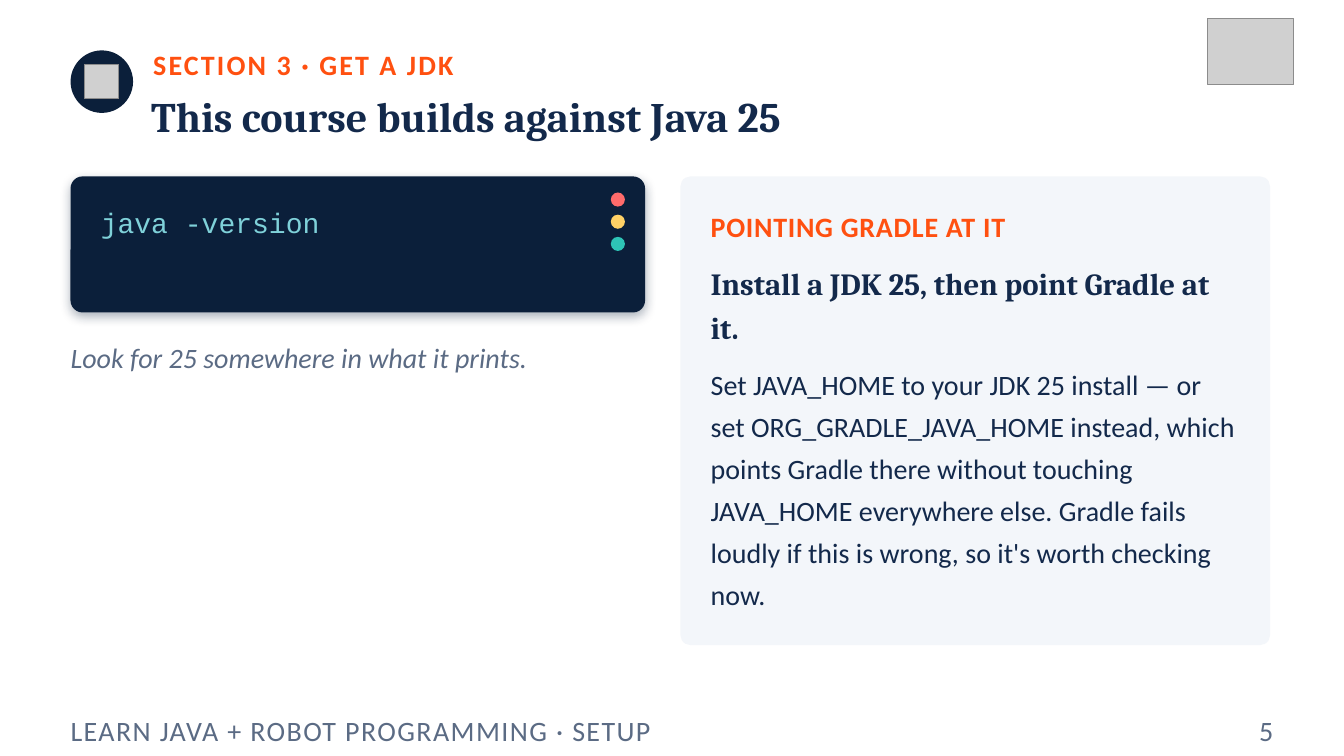
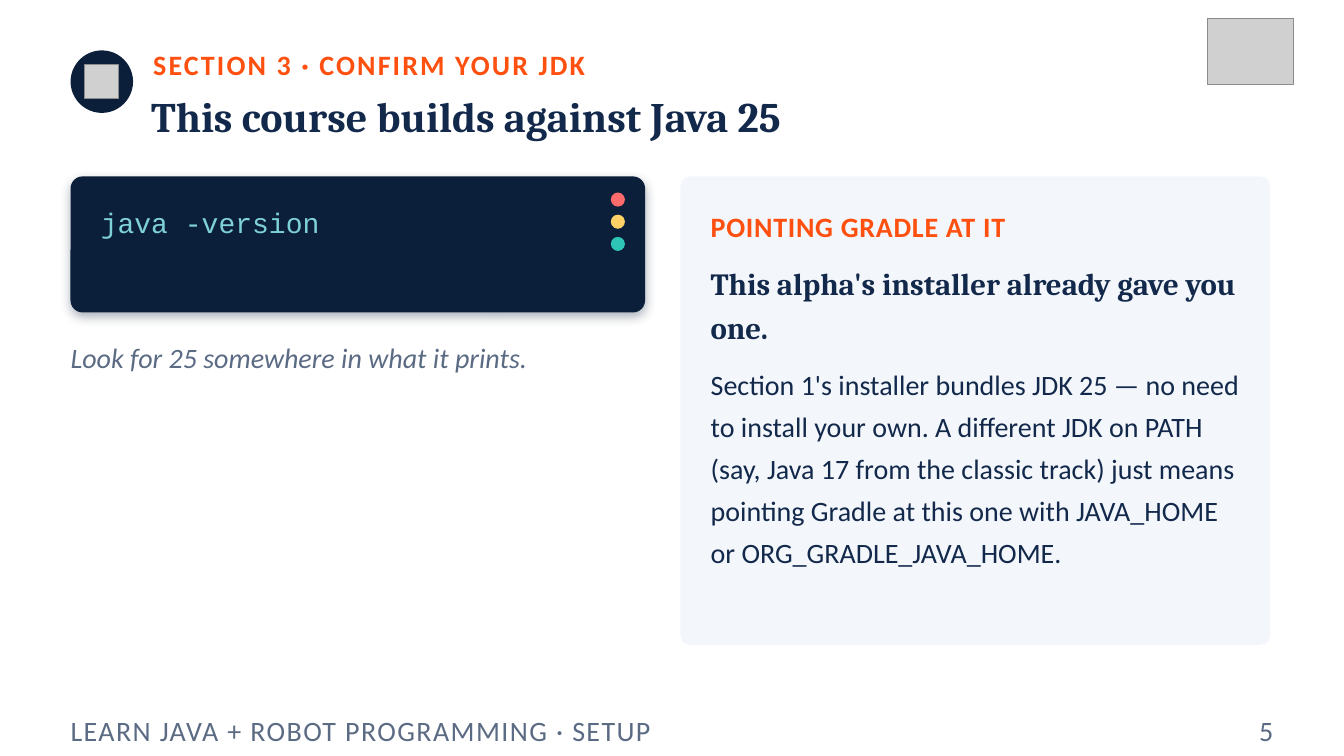
Before and after one commit to FRC5010/BasicRobotLessons, a slide deck: slide 5 of docs/presentations/v3/aside-setup.pptx. Drawn at 1344x756 pixels with LibreOffice and Linux fonts; fonts in the diff are those of the drawing; grey boxes stand for pictures. Boxes give left, top, right and bottom in pixels: in the first picture for what was removed or moved away, otherwise in the second. Text is boxed around its words. In the diff, an @@ line names an element or a change of style, - is before the commit and + after.

```diff
--- a/docs/presentations/v3/aside-setup.pptx
+++ b/docs/presentations/v3/aside-setup.pptx
@@ text at <box>153,56,585,76</box>: text changed @@
-SECTION 3 · GET A JDK
+SECTION 3 · CONFIRM YOUR JDK
@@ text at <box>711,273,1236,340</box>: text changed @@
-Install a JDK 25, then point Gradle at it.
+This alpha's installer already gave you one.
@@ text at <box>711,375,1238,567</box>: text changed @@
-Set JAVA_HOME to your JDK 25 install — or set ORG_GRADLE_JAVA_HOME instead, which points Gradle there without touching JAVA_HOME everywhere else. Gradle fails loudly if this is wrong, so it's worth checking now.
+Section 1's installer bundles JDK 25 — no need to install your own. A different JDK on PATH (say, Java 17 from the classic track) just means pointing Gradle at this one with JAVA_HOME or ORG_GRADLE_JAVA_HOME.
```
Also in this commit, not shown: 3 other files.
